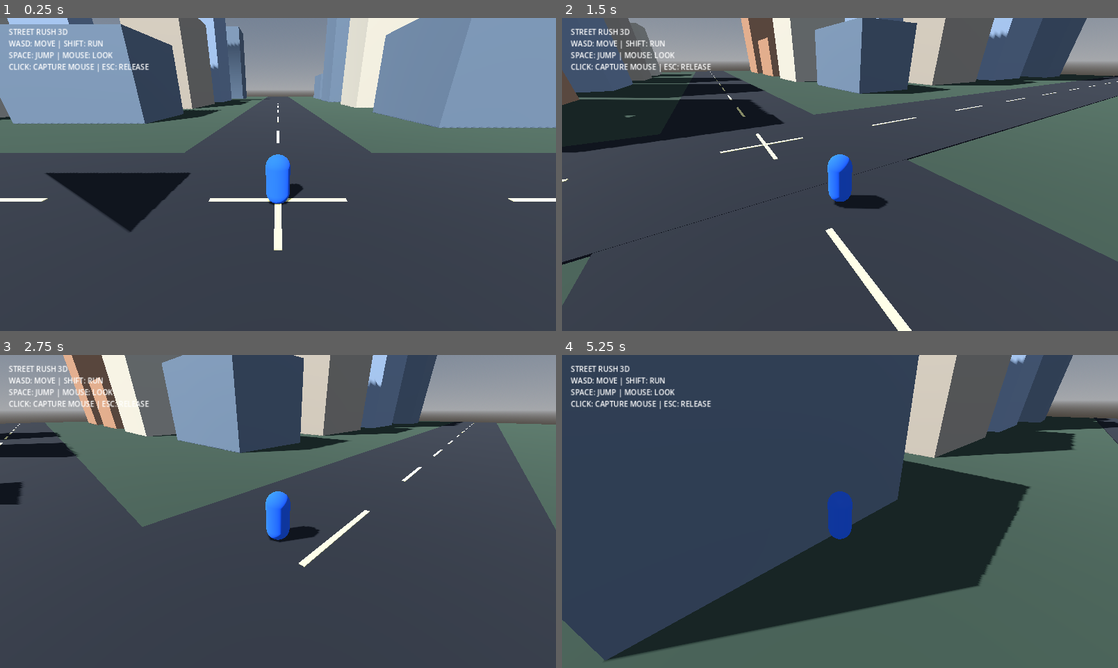
Above: before the commit, frames 1-4 (two rows, left to right).
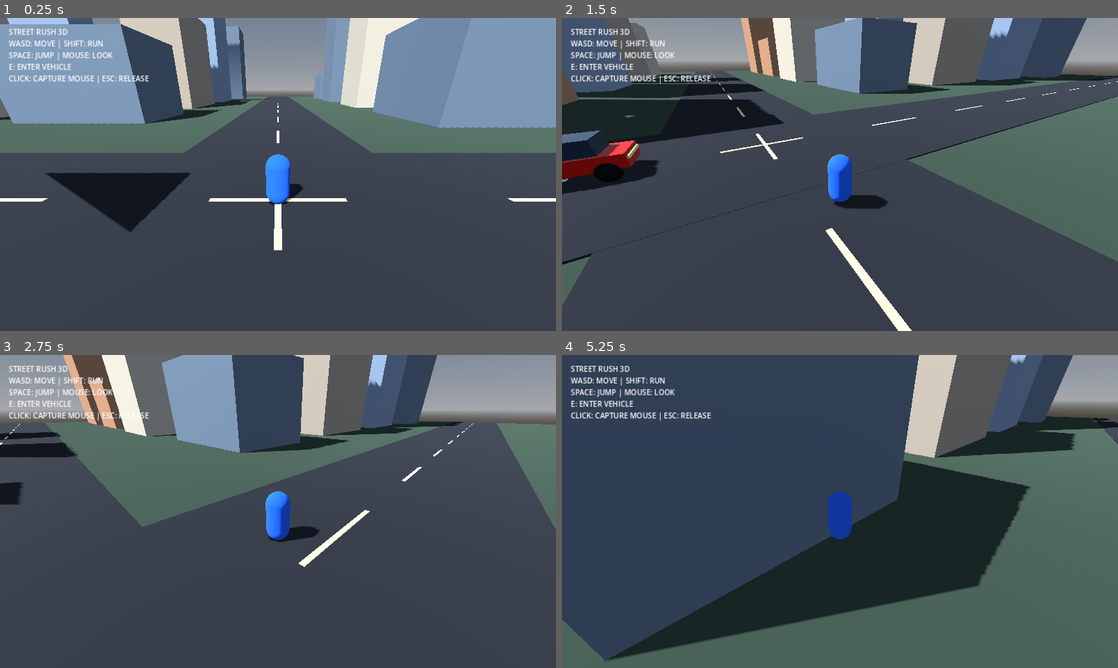
Above: after the commit, the same moments.

Repository: isaacpeterpan4-netizen/STREET-RUSH-3D
Game: Godot game, scene res://scenes/main.tscn
Same seed, same stepped clock (60 frames per second), same inputs: the game is played once before the commit and once after it.
Inputs (mouse positions are in pixels of both pictures, inside the frame that each line leads up to):
- Up to frame 1 (0.25 s): no input
- Up to frame 2 (1.5 s): tap Enter at 0.5 s; move the mouse to (962, 158) at 0.52 s; hold D 0.53-1.28 s; hold Shift 0.53-1.28 s; tap E at 0.6 s; click (962, 158) at 0.67 s; tap Space at 0.77 s; move the mouse to (812, 174) at 1.27 s; hold W from 1.28 s (still down); tap Shift at 1.35 s
- Up to frame 3 (2.75 s): keep holding W; tap Space at 1.52 s; tap E at 1.55, 2.1 s; move the mouse to (289, 505) at 2.02 s; hold Shift from 2.03 s (still down)
- Up to frame 4 (5.25 s): keep holding W; move the mouse to (834, 517) at 2.77 s; release Shift at 2.78 s; tap Shift at 2.85, 4.35 s; tap Space at 3.02, 3.77, 4.52 s; tap E at 3.05, 3.6, 4.55, 5.1 s; move the mouse to (878, 514) at 3.52 s; hold Shift 3.53-4.28 s; move the mouse to (795, 508) at 4.27 s; move the mouse to (845, 511) at 5.02 s; hold Shift from 5.03 s (still down)

The runs differ from the first frame. In frame 1, 0.6% of the frame differs, in the area x 1-27%, y 14-22%; in frame 2, 2.8%, in the area x 0-27%, y 14-57%; in frame 3, 0.5%; in frame 4, 0.7%.

Commit message:
Add drivable vehicle and driving HUD

Diff:
--- a/scripts/main.gd
+++ b/scripts/main.gd
@@ -7,6 +7,7 @@
     _create_environment()
     _create_city()
     _create_player()
+    _create_vehicle()
     print("STREET RUSH 3D: CITY INITIALIZED")
 
 func _create_environment():
@@ -147,3 +148,11 @@
     player.set_script(load("res://scripts/player.gd"))
     player.position = Vector3(0, 0.1, 0)
     add_child(player)
+
+
+func _create_vehicle():
+    var vehicle = CharacterBody3D.new()
+    vehicle.name = "PlayerVehicle"
+    vehicle.set_script(load("res://scripts/vehicle.gd"))
+    vehicle.position = Vector3(0, 0.05, 8)
+    add_child(vehicle)
--- a/scripts/player.gd
+++ b/scripts/player.gd
@@ -4,10 +4,11 @@
 const RUN_SPEED = 12.0
 const JUMP_VELOCITY = 6.5
 const MOUSE_SENSITIVITY = 0.003
+const GRAVITY = 18.0
 
-var gravity = 18.0
 var camera_pivot: Node3D
 var camera: Camera3D
+var hud_label: Label
 
 func _ready():
     _create_player_body()
@@ -37,10 +38,12 @@
 
 func _create_camera():
     camera_pivot = Node3D.new()
+    camera_pivot.name = "CameraPivot"
     camera_pivot.position = Vector3(0, 1.5, 0)
     add_child(camera_pivot)
 
     camera = Camera3D.new()
+    camera.name = "Camera3D"
     camera.position = Vector3(0, 2.3, 6.5)
     camera.current = true
     camera.fov = 75
@@ -51,12 +54,12 @@
     var canvas = CanvasLayer.new()
     add_child(canvas)
 
-    var label = Label.new()
-    label.text = "STREET RUSH 3D\nWASD: MOVE | SHIFT: RUN\nSPACE: JUMP | MOUSE: LOOK\nCLICK: CAPTURE MOUSE | ESC: RELEASE"
-    label.position = Vector2(20, 20)
-    label.add_theme_font_size_override("font_size", 17)
-    label.add_theme_color_override("font_color", Color.WHITE)
-    canvas.add_child(label)
+    hud_label = Label.new()
+    hud_label.text = "STREET RUSH 3D\nWASD: MOVE | SHIFT: RUN\nSPACE: JUMP | MOUSE: LOOK\nE: ENTER VEHICLE\nCLICK: CAPTURE MOUSE | ESC: RELEASE"
+    hud_label.position = Vector2(20, 20)
+    hud_label.add_theme_font_size_override("font_size", 17)
+    hud_label.add_theme_color_override("font_color", Color.WHITE)
+    canvas.add_child(hud_label)
 
 func _unhandled_input(event):
     if event is InputEventMouseButton and event.pressed:
@@ -64,6 +67,9 @@
 
     if event is InputEventKey and event.pressed and event.keycode == KEY_ESCAPE:
         Input.mouse_mode = Input.MOUSE_MODE_VISIBLE
+
+    if event is InputEventKey and event.pressed and not event.echo and event.keycode == KEY_E:
+        _try_enter_vehicle()
 
     if event is InputEventMouseMotion and Input.mouse_mode == Input.MOUSE_MODE_CAPTURED:
         camera_pivot.rotation.y -= event.relative.x * MOUSE_SENSITIVITY
@@ -74,9 +80,25 @@
             deg_to_rad(40)
         )
 
+func _try_enter_vehicle():
+    var closest_vehicle: Node3D = null
+    var closest_distance = 4.5
+
+    for vehicle in get_tree().get_nodes_in_group("drivable_vehicle"):
+        if not is_instance_valid(vehicle):
+            continue
+
+        var distance = global_position.distance_to(vehicle.global_position)
+        if distance < closest_distance:
+            closest_distance = distance
+            closest_vehicle = vehicle
+
+    if closest_vehicle:
+        closest_vehicle.enter_vehicle(self)
+
 func _physics_process(delta):
     if not is_on_floor():
-        velocity.y -= gravity * delta
+        velocity.y -= GRAVITY * delta
 
     if Input.is_key_pressed(KEY_SPACE) and is_on_floor():
         velocity.y = JUMP_VELOCITY
@@ -99,9 +121,7 @@
     direction.y = 0
     direction = direction.normalized()
 
-    var speed = WALK_SPEED
-    if Input.is_key_pressed(KEY_SHIFT):
-        speed = RUN_SPEED
+    var speed = RUN_SPEED if Input.is_key_pressed(KEY_SHIFT) else WALK_SPEED
 
     if direction.length() > 0:
         velocity.x = direction.x * speed
--- /dev/null
+++ b/scripts/vehicle.gd
@@ -0,0 +1,172 @@
+extends CharacterBody3D
+
+const MAX_SPEED = 27.0
+const REVERSE_SPEED = 10.0
+const ACCELERATION = 17.0
+const BRAKING = 30.0
+const FRICTION = 8.0
+const STEERING_SPEED = 1.65
+const GRAVITY = 20.0
+
+var current_speed := 0.0
+var driver: CharacterBody3D
+var driving_camera: Camera3D
+var speed_label: Label
+var wheels: Array[MeshInstance3D] = []
+
+func _ready():
+    add_to_group("drivable_vehicle")
+    _create_vehicle_body()
+    _create_wheels()
+    _create_camera()
+    _create_speedometer()
+
+func _create_vehicle_body():
+    var collision = CollisionShape3D.new()
+    var shape = BoxShape3D.new()
+    shape.size = Vector3(1.9, 1.2, 3.8)
+    collision.shape = shape
+    collision.position.y = 0.7
+    add_child(collision)
+
+    _add_box(Vector3(2.0, 0.65, 4.0), Vector3(0, 0.8, 0), Color(0.78, 0.08, 0.055))
+    _add_box(Vector3(1.55, 0.75, 1.9), Vector3(0, 1.45, -0.15), Color(0.12, 0.2, 0.27))
+    _add_box(Vector3(1.7, 0.12, 0.12), Vector3(0, 0.9, -2.02), Color(1.0, 0.9, 0.55))
+    _add_box(Vector3(1.7, 0.12, 0.12), Vector3(0, 0.9, 2.02), Color(0.9, 0.03, 0.02))
+
+func _add_box(size: Vector3, offset: Vector3, color: Color):
+    var visual = MeshInstance3D.new()
+    var mesh = BoxMesh.new()
+    mesh.size = size
+    visual.mesh = mesh
+    visual.position = offset
+
+    var material = StandardMaterial3D.new()
+    material.albedo_color = color
+    material.metallic = 0.3
+    material.roughness = 0.4
+    visual.material_override = material
+    add_child(visual)
+
+func _create_wheels():
+    for x in [-1.0, 1.0]:
+        for z in [-1.25, 1.25]:
+            var wheel = MeshInstance3D.new()
+            var mesh = CylinderMesh.new()
+            mesh.top_radius = 0.42
+            mesh.bottom_radius = 0.42
+            mesh.height = 0.25
+            wheel.mesh = mesh
+            wheel.position = Vector3(x, 0.42, z)
+            wheel.rotation.z = deg_to_rad(90)
+
+            var material = StandardMaterial3D.new()
+            material.albedo_color = Color(0.035, 0.035, 0.04)
+            wheel.material_override = material
+            add_child(wheel)
+            wheels.append(wheel)
+
+func _create_camera():
+    driving_camera = Camera3D.new()
+    driving_camera.position = Vector3(0, 4.5, 8.5)
+    driving_camera.fov = 75
+    add_child(driving_camera)
+    driving_camera.look_at(Vector3(0, 1.0, -3.0), Vector3.UP)
+    driving_camera.current = false
+
+func _create_speedometer():
+    var canvas = CanvasLayer.new()
+    canvas.name = "VehicleHUD"
+    add_child(canvas)
+
+    speed_label = Label.new()
+    speed_label.position = Vector2(25, 25)
+    speed_label.add_theme_font_size_override("font_size", 25)
+    speed_label.add_theme_color_override("font_color", Color.WHITE)
+    speed_label.text = "STREET RUSH 3D"
+    canvas.add_child(speed_label)
+    canvas.visible = false
+
+func enter_vehicle(player: CharacterBody3D):
+    if driver != null:
+        return
+
+    driver = player
+    driver.hide()
+    driver.set_physics_process(false)
+
+    var player_camera = driver.get_node_or_null("CameraPivot/Camera3D")
+    if player_camera:
+        player_camera.current = false
+
+    driving_camera.current = true
+    $VehicleHUD.visible = true
+    Input.mouse_mode = Input.MOUSE_MODE_CAPTURED
+    print("Entered vehicle")
+
+func exit_vehicle():
+    if driver == null:
+        return
+
+    var old_driver = driver
+    driver = null
+
+    old_driver.global_position = global_position + global_basis.x * 2.5
+    old_driver.velocity = Vector3.ZERO
+    old_driver.show()
+    old_driver.set_physics_process(true)
+
+    driving_camera.current = false
+
+    var player_camera = old_driver.get_node_or_null("CameraPivot/Camera3D")
+    if player_camera:
+        player_camera.current = true
+
+    $VehicleHUD.visible = false
+    current_speed = 0.0
+    velocity = Vector3.ZERO
+    print("Exited vehicle")
+
+func _unhandled_input(event):
+    if driver != null and event is InputEventKey:
+        if event.pressed and not event.echo and event.keycode == KEY_E:
+            exit_vehicle()
+            get_viewport().set_input_as_handled()
+
+func _physics_process(delta):
+    if driver == null:
+        return
+
+    var accelerating = Input.is_key_pressed(KEY_W)
+    var braking = Input.is_key_pressed(KEY_S)
+    var steering = (
+        float(Input.is_key_pressed(KEY_A))
+        - float(Input.is_key_pressed(KEY_D))
+    )
+
+    if accelerating:
+        current_speed = move_toward(current_speed, MAX_SPEED, ACCELERATION * delta)
+    elif braking:
+        if current_speed > 0.5:
+            current_speed = move_toward(current_speed, 0.0, BRAKING * delta)
+        else:
+            current_speed = move_toward(current_speed, -REVERSE_SPEED, ACCELERATION * 0.65 * delta)
+    else:
+        current_speed = move_toward(current_speed, 0.0, FRICTION * delta)
+
+    if abs(current_speed) > 0.5:
+        var steering_direction = 1.0 if current_speed > 0 else -1.0
+        rotation.y += steering * STEERING_SPEED * steering_direction * delta * clamp(abs(current_speed) / 8.0, 0.25, 1.0)
+
+    var forward = -global_basis.z
+    velocity.x = forward.x * current_speed
+    velocity.z = forward.z * current_speed
+
+    if not is_on_floor():
+        velocity.y -= GRAVITY * delta
+    else:
+        velocity.y = 0.0
+
+    move_and_slide()
+
+    speed_label.text = "STREET RUSH 3D\nSPEED: %03d KM/H\nWASD: DRIVE | E: EXIT" % int(abs(current_speed) * 3.6)
